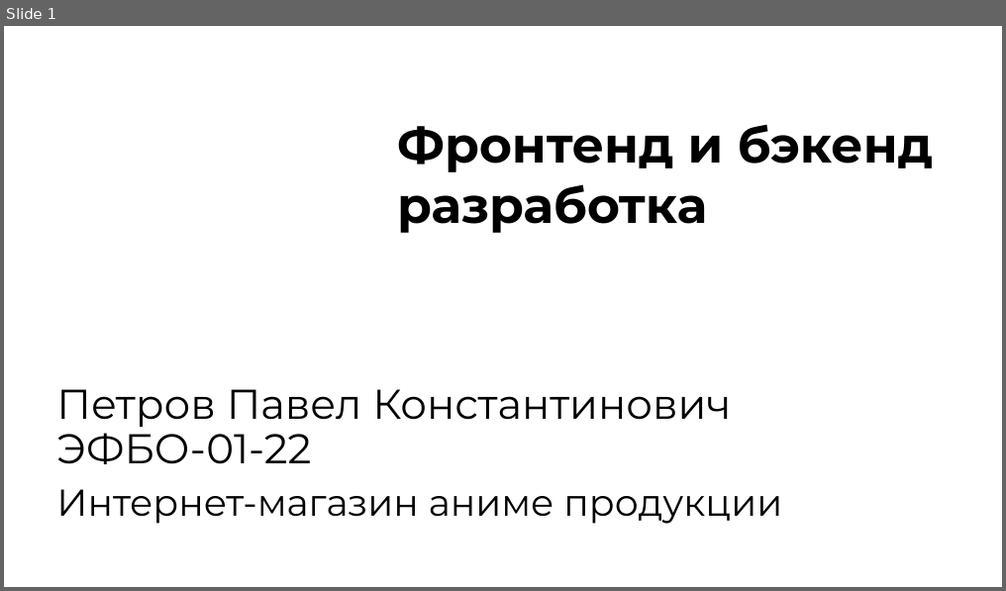
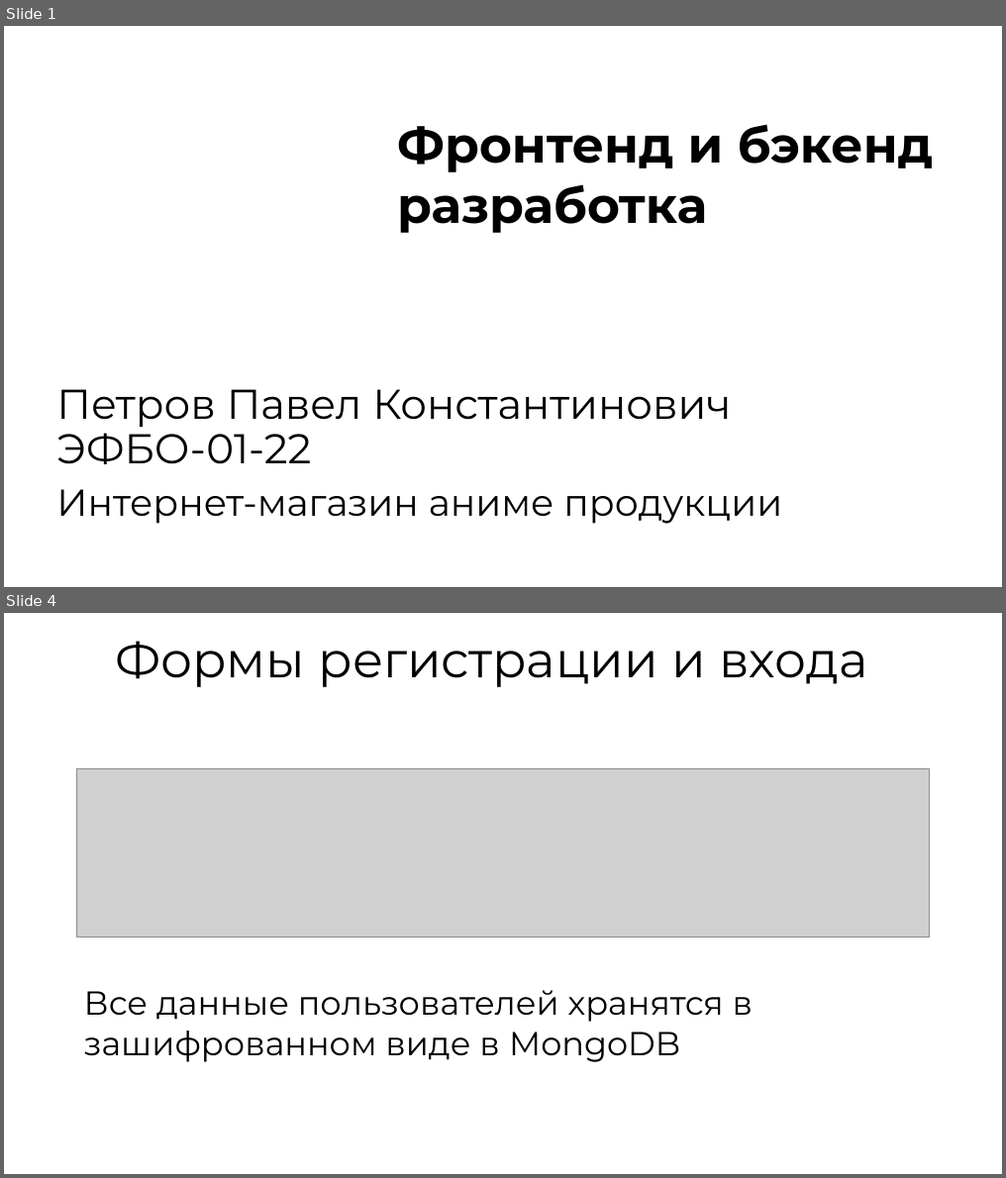
Before and after one commit to vedrent/anime_site, a slide deck: Фронт-бэк презентация.pptx. Shown one above the other, each under a label of ours: slide 1 before the commit, slides 1 and 4 after it; the slides between them are not shown. The pictures are 1006x591 and 1006x1178 pixels, drawn with LibreOffice and Linux fonts; fonts in the diff are those of the drawing; grey boxes stand for pictures; background and template pictures are left out. Boxes give left, top, right and bottom in pixels: in the first picture for what was removed or moved away, otherwise in the second. Text is boxed around its words. In the diff, an @@ line names an element or a change of style, - is before the commit and + after.

```diff
--- a/Фронт-бэк презентация.pptx
+++ b/Фронт-бэк презентация.pptx
@@ slide 4 added at (x1=4, y1=613, x2=1002, y2=1174), background picture (left out) @@
@@ text added at (x1=115, y1=641, x2=867, y2=687), 48 pt, text #000000 @@
+Формы регистрации и входа
@@ picture added at (x1=76, y1=768, x2=930, y2=937) @@
@@ text added at (x1=84, y1=990, x2=752, y2=1062), 32 pt, text #000000 @@
+Все данные пользователей хранятся в зашифрованном виде в MongoDB
```
Also in this commit, not shown: 6 slides changed, 1 other slide added, 4 other files.
